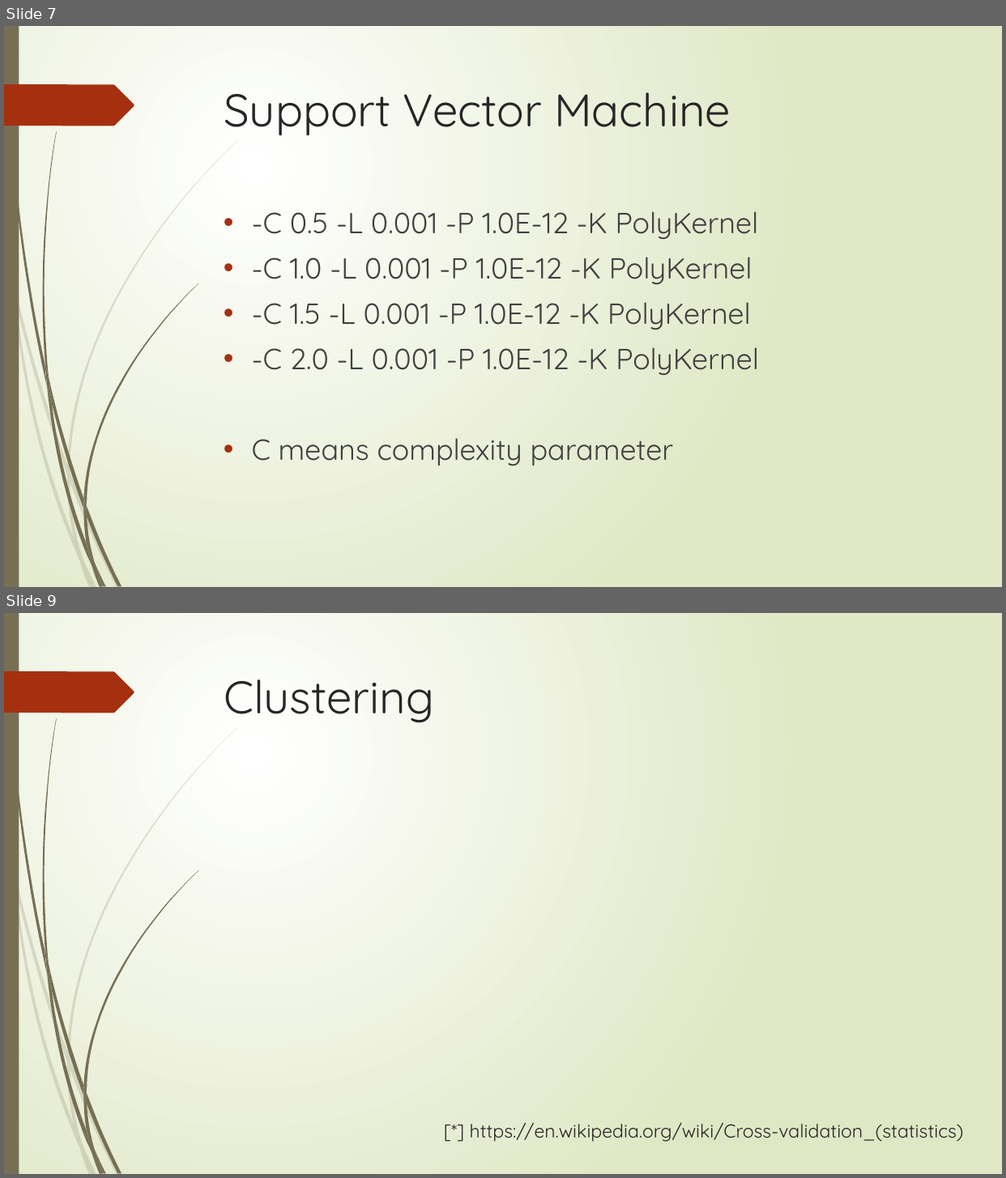
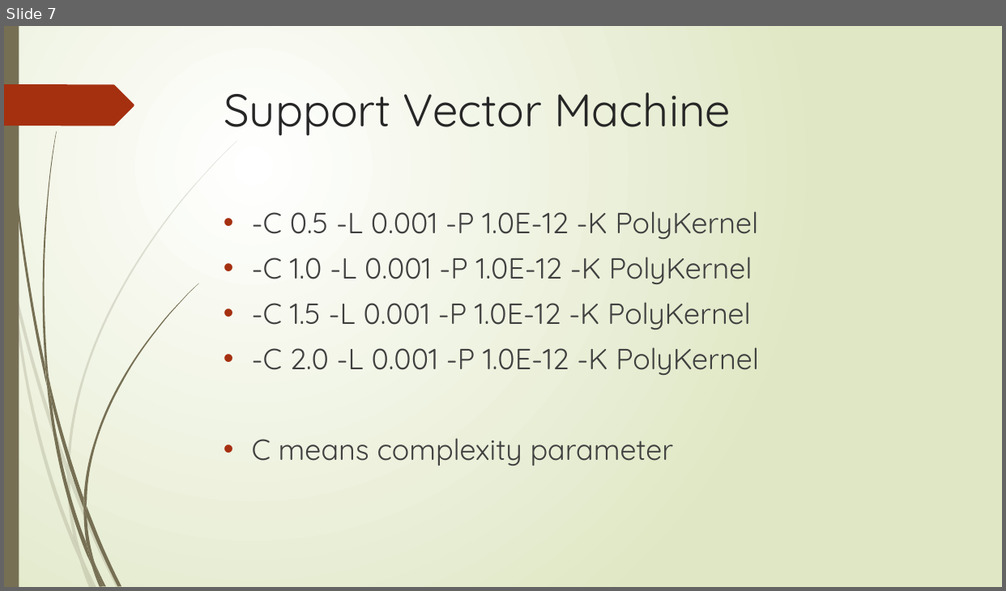
Before and after one commit to XiaokuanOSU/ML-Project, a slide deck: PPTGroup10.pptx. Shown one above the other, each under a label of ours: slides 7 and 9 before the commit, slide 7 after it; the slides between them are not shown. The pictures are 1006x1178 and 1006x591 pixels, drawn with LibreOffice and Linux fonts; fonts in the diff are those of the drawing. Boxes give left, top, right and bottom in pixels: in the first picture for what was removed or moved away, otherwise in the second. Text is boxed around its words. In the diff, an @@ line names an element or a change of style, - is before the commit and + after.

```diff
--- a/PPTGroup10.pptx
+++ b/PPTGroup10.pptx
@@ slide 9 removed at bbox=[4, 613, 1002, 1174], background gradient #FFFFFF to #DFE8C4; not listed: 24 template elements that a slide beside it also shows @@
@@ title removed at bbox=[224, 679, 434, 723] @@
-Clustering
@@ text removed at bbox=[470, 1122, 964, 1142] @@
-[*] https://en.wikipedia.org/wiki/Cross-validation_(statistics)
```
Also in this commit, not shown: 6 slides changed, 4 slides added, 1 other slide removed.
